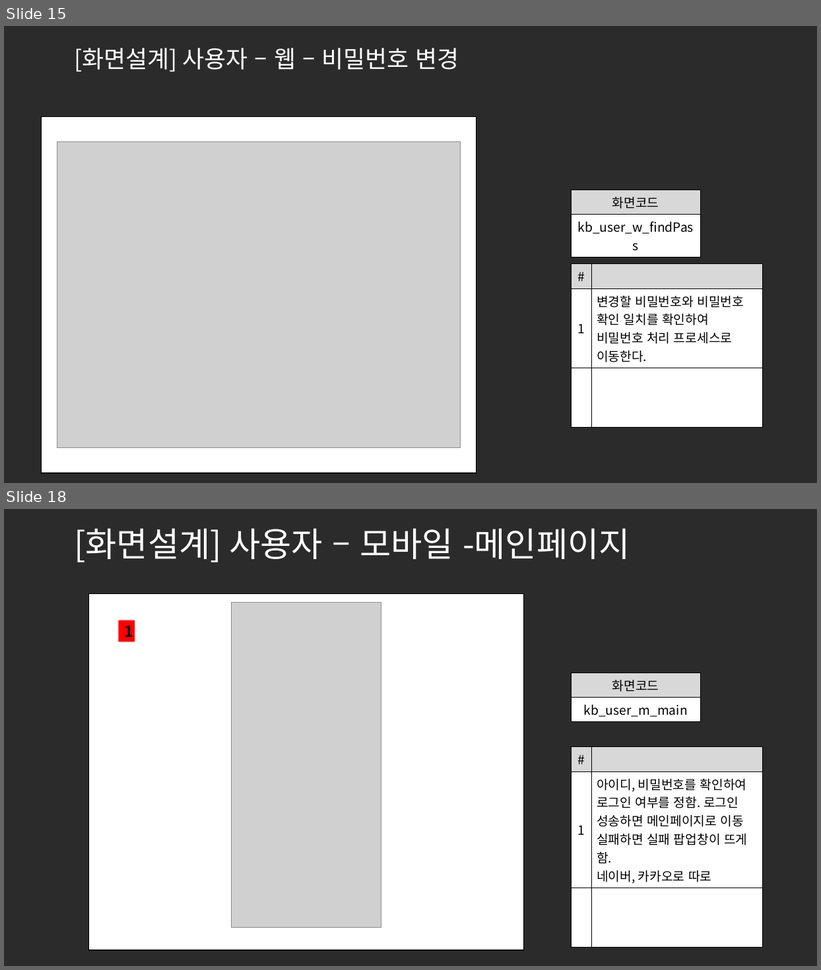
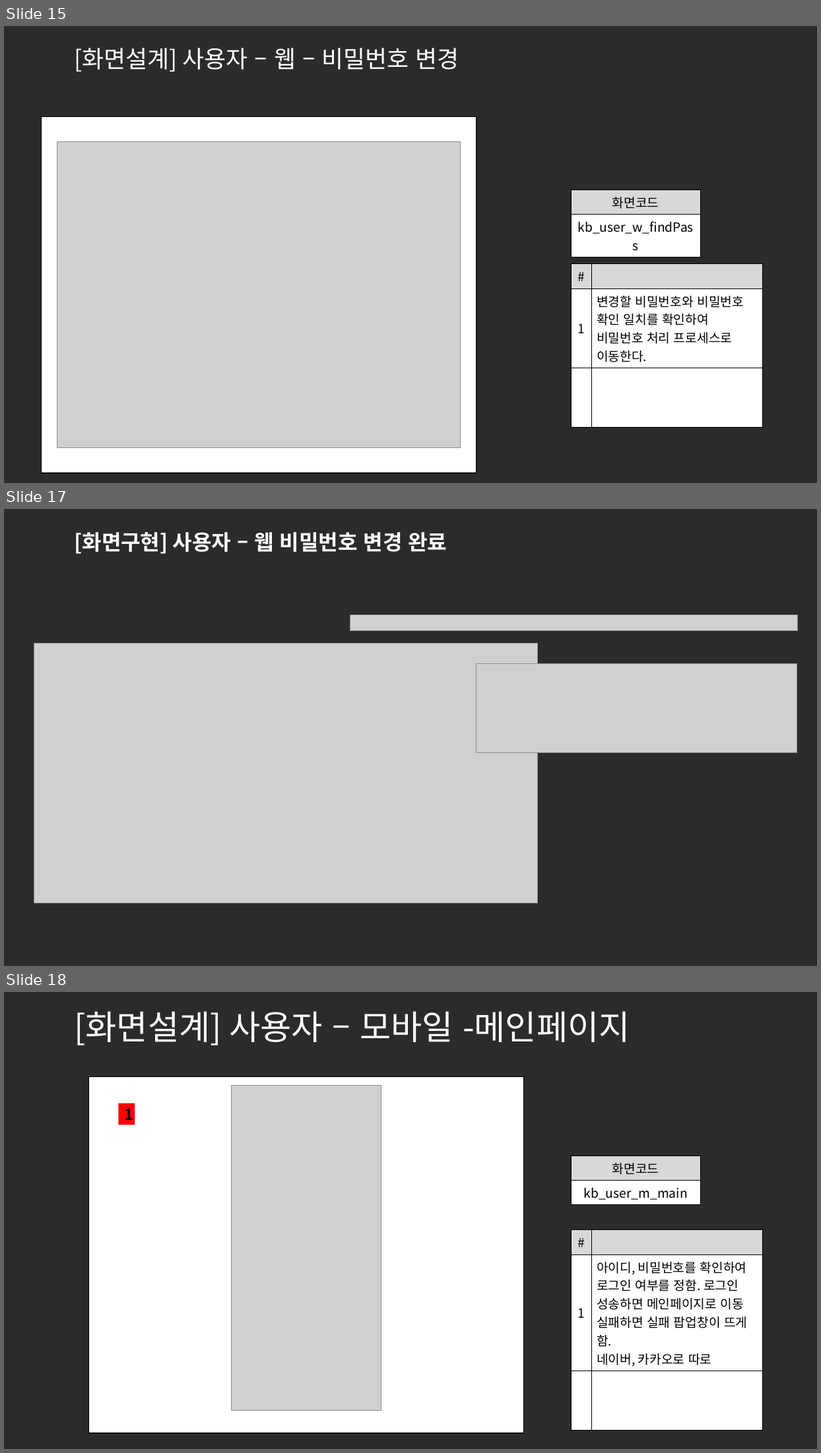
Before and after one commit to ezenteam2/e-Zone, a slide deck: 0 발표용 파워포인트/project05 - 파워포인트 종합 - 기범.pptx. Shown one above the other, each under a label of ours: slides 15 and 18 before the commit, slides 15, 17 and 18 after it; the slides between them are not shown. The pictures are 821x970 and 821x1453 pixels, drawn with LibreOffice and Linux fonts; fonts in the diff are those of the drawing; grey boxes stand for pictures; background and template pictures are left out; a plain dark background stands for a picture behind light text. Boxes give left, top, right and bottom in pixels: in the first picture for what was removed or moved away, otherwise in the second. Text is boxed around its words. In the diff, an @@ line names an element or a change of style, - is before the commit and + after.

```diff
--- a/0 발표용 파워포인트/project05 - 파워포인트 종합 - 기범.pptx
+++ b/0 발표용 파워포인트/project05 - 파워포인트 종합 - 기범.pptx
@@ slide 17 added at <box>4,509,817,966</box>, background picture (left out) @@
@@ title added at <box>74,532,448,554</box>, 25 pt, text #FFFFFF, bold @@
+[화면구현] 사용자 – 웹 비밀번호 변경 완료
@@ picture added at <box>350,615,797,631</box> @@
@@ picture added at <box>34,643,538,903</box> @@
@@ picture added at <box>477,664,797,753</box> @@
```
Also in this commit, not shown: 7 slides changed, 1 other slide added, 1 slide removed, 1 other file.
